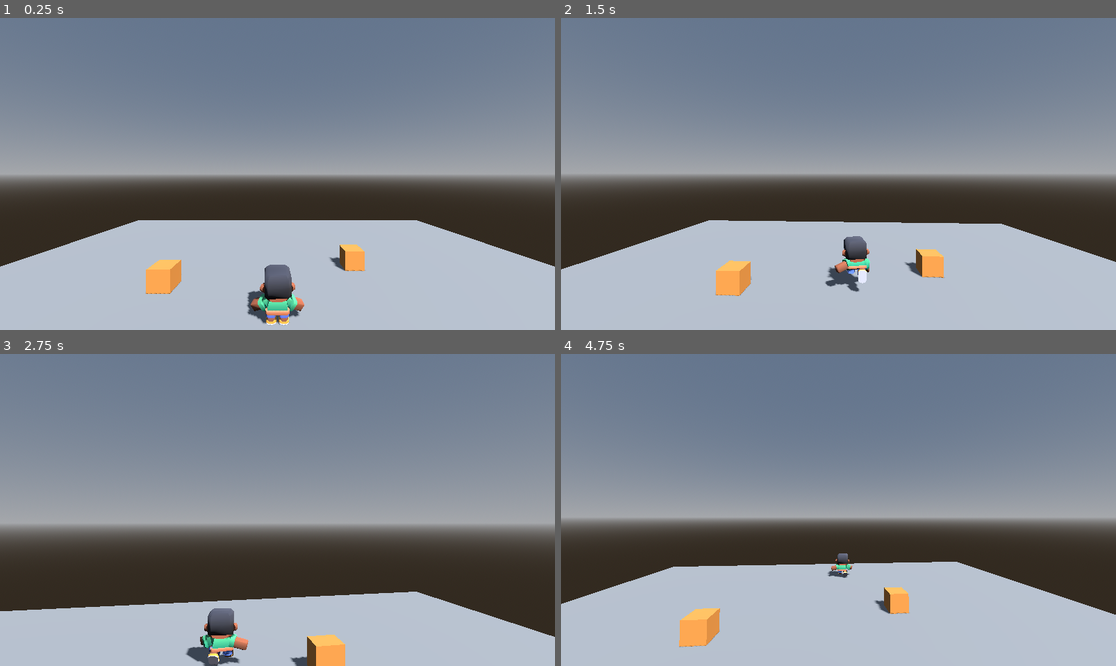
Above: before the commit, frames 1-4 (two rows, left to right).
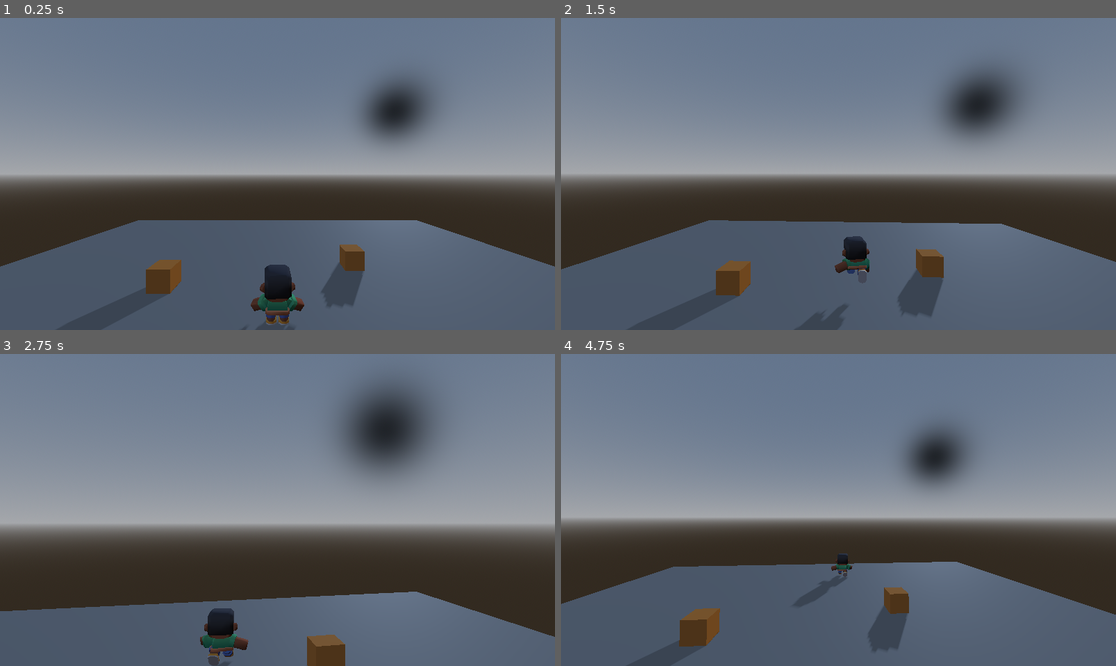
Above: after the commit, the same moments.

Repository: jhonatann-marquez/ZonaCero
Game: Godot game, scene res://main.tscn
Two runs of this game, one before a commit and one after it. Both use one fixed random seed, a clock stepped at 60 frames per second and the inputs below.
Inputs (mouse positions are in pixels of both pictures, inside the frame that each line leads up to):
- Up to frame 1 (0.25 s): no input
- Up to frame 2 (1.5 s): move the mouse to (866, 174) at 0.52 s; hold Right mouse button (apuntar) 0.53-1.28 s; hold W (move_up) from 0.53 s (still down); move the mouse to (810, 174) at 1.27 s; tap Shift (correr) at 1.35 s
- Up to frame 3 (2.75 s): keep holding W (move_up); move the mouse to (288, 503) at 2.02 s; hold Right mouse button (apuntar) from 2.03 s (still down)
- Up to frame 4 (4.75 s): keep holding W (move_up); move the mouse to (832, 516) at 2.77 s; release Right mouse button (apuntar) at 2.78 s; tap Shift (correr) at 2.85, 4.35 s; move the mouse to (877, 513) at 3.52 s; hold Right mouse button (apuntar) 3.53-4.28 s; move the mouse to (794, 506) at 4.27 s

The runs differ from the first frame. In frame 1, 33% of the frame differs, in the area x 0-100%, y 18-100%; in frame 2, 34%, in the area x 0-100%, y 15-100%; in frame 3, 24%; in frame 4, 31%.

Commit message:
implementar ciclo dia/noche y sistema de sol

Diff:
--- /dev/null
+++ b/ciclo_dia.gd
@@ -0,0 +1,24 @@
+class_name CicloDia
+extends Node
+
+const NARANJA: Color = Color(0.35, 0.42, 0.52)
+
+@export var hora := 17.0
+@export var duracion_dia := 48.0
+@export var pausado := true
+
+func avanzar(dt: float) -> void:
+	if not pausado:
+		hora = fposmod(hora + (24.0 * dt / duracion_dia), 24.0)
+
+static func elevacion(h: float) -> float:
+	return (h - 6.0) * 15.0
+
+static func factor_sol(h: float) -> float:
+	return maxf(0.0, sin(deg_to_rad(elevacion(h))))
+
+static func color_sol(h: float) -> Color:
+	return NARANJA.lerp(Color.WHITE, factor_sol(h))
+
+func _process(_delta: float) -> void:
+	pass
--- a/main.tscn
+++ b/main.tscn
@@ -1,8 +1,10 @@
 [gd_scene format=3 uid="uid://h24dlci7t2hg"]
 
+[ext_resource type="Script" uid="uid://cy80y0cs687eh" path="res://sistema_sol.gd" id="1_1bvp3"]
 [ext_resource type="Script" uid="uid://bjjwddgttjntl" path="res://camara_primera.gd" id="1_h2yge"]
 [ext_resource type="Script" uid="uid://cchv43eug6720" path="res://personaje.gd" id="1_pj"]
 [ext_resource type="PackedScene" uid="uid://bkmexfnojlmxi" path="res://personaje/character-male-a.glb" id="2_modelo"]
+[ext_resource type="Script" uid="uid://c3f1w6y7ay111" path="res://ciclo_dia.gd" id="5_lquwl"]
 
 [sub_resource type="ProceduralSkyMaterial" id="CieloMat"]
 
@@ -30,7 +32,11 @@
 radius = 0.35
 height = 1.75
 
-[node name="Main" type="Node3D" unique_id=190651866]
+[node name="Main" type="Node3D" unique_id=190651866 node_paths=PackedStringArray("sol", "entorno", "ciclo")]
+script = ExtResource("1_1bvp3")
+sol = NodePath("DirectionalLight3D")
+entorno = NodePath("WorldEnvironment")
+ciclo = NodePath("CicloDia")
 
 [node name="WorldEnvironment" type="WorldEnvironment" parent="." unique_id=34646061]
 environment = SubResource("Entorno")
@@ -94,3 +100,6 @@
 
 [node name="Modelo" parent="Personaje" unique_id=764718322 instance=ExtResource("2_modelo")]
 transform = Transform3D(-2.6, 0, 0, 0, 2.6, 0, 0, 0, -2.6, 0, 0, 0)
+
+[node name="CicloDia" type="Node3D" parent="." unique_id=305185717]
+script = ExtResource("5_lquwl")
--- /dev/null
+++ b/sistema_sol.gd
@@ -0,0 +1,33 @@
+extends Node3D
+
+@export var sol: DirectionalLight3D
+@export var entorno: WorldEnvironment
+@export var ciclo: CicloDia
+
+@export var energia_sol := 1.0
+@export var azimut := -30.0
+@export var ambiente_dia := 1.0
+@export var ambiente_noche := 0.2
+
+func _ready() -> void:
+	aplicar_hora()
+
+func _process(delta: float) -> void:
+	if ciclo:
+		ciclo.avanzar(delta)
+		aplicar_hora()
+
+func aplicar_hora() -> void:
+	if not ciclo:
+		return
+
+	var h := ciclo.hora
+	var f := CicloDia.factor_sol(h)
+
+	if sol:
+		sol.rotation_degrees = Vector3(-CicloDia.elevacion(h), azimut, 0.0)
+		sol.light_energy = f * energia_sol
+		sol.light_color = CicloDia.color_sol(h)
+
+	if entorno and entorno.environment:
+		entorno.environment.ambient_light_energy = lerpf(ambiente_noche, ambiente_dia, f)
Not shown, added: ciclo_dia.gd.uid
Not shown, added: sistema_sol.gd.uid
Not shown, added: main.tscn1925617614.tmp
Not shown, added: main.tscn569060383.tmp
Not shown, added: main.tscn577980942.tmp
